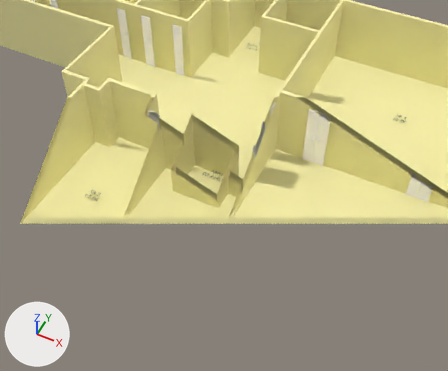
The glTF model public/SoC_COM_1_Level_2.glb: old version first, new version second.
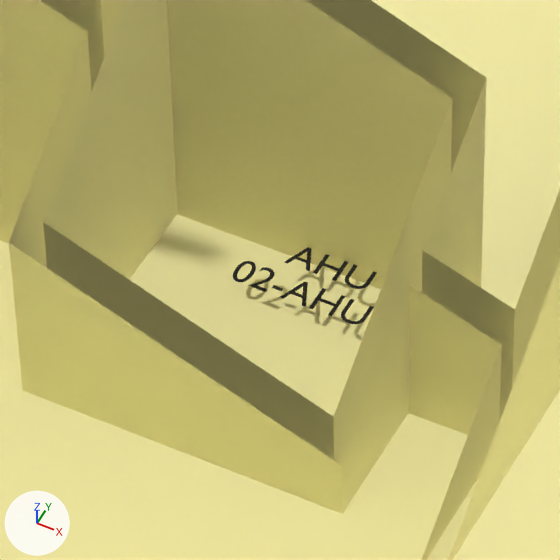
There are two pictures of each version: one from a camera (50 mm lens) standing at (1.2, -8.83, 14.51) and looking at (-4.63, 2.82, -0.05), one close up on the part from 38% to 56% of the width and 36% to 58% of the height. Arrows for +X, +Y and +Z are at lower left; the lights stay in place. Everything nearer to the camera than a plane just in front of the edit is cut away. Where no turn or scale is listed for an object, it has been applied to the vertices.

Before the edit, the objects in view are built like this:
```python
me_plane = bpy.data.meshes.new('Plane')
me_plane.from_pydata(...)  # 860 vertices, 1880 faces; spans x -1.0..33.1, y -15.9..2.8, z -0.2..2.4
me_plane.materials.append(mat_material_001)  # beige #fff7b0
me_text_038 = bpy.data.meshes.new('Text.038')
me_text_038.from_pydata(...)  # 512 vertices, 500 faces; spans x -0.387..0.386, y -0.202..0.137, z 0.0
me_text_038.materials.append(mat_material)  # black #000000
ob_plane = bpy.data.objects.new('Plane', me_plane)
ob_plane.location = (-17.603, 8.443, 0.0)
ob_text_038 = bpy.data.objects.new('Text.038', me_text_038)
ob_text_038.location = (-5.0, 3.0, 0.1)
```
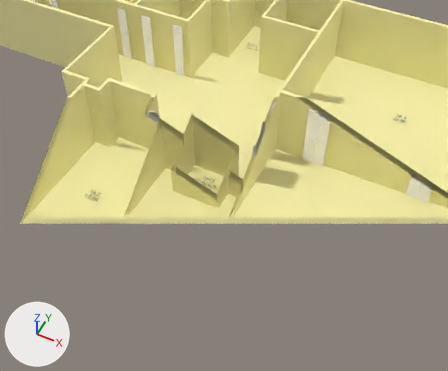
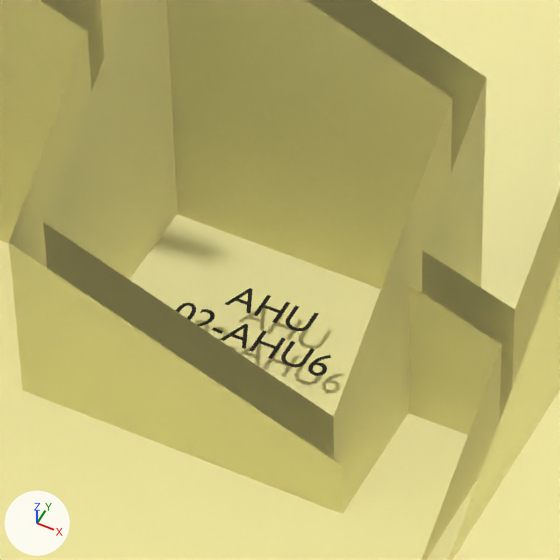
Commit message: Refined 3D models

Where the change shows, as pixel boxes [x1, y1, x2, y2] in the close-ups (560 x 560 px):
'Text.038', moved: before [233, 247, 377, 324]; after [176, 288, 331, 376]

Patch to the scene script:
```diff
--- a/public/SoC_COM_1_Level_2.glb.py
+++ b/public/SoC_COM_1_Level_2.glb.py
@@ ob_text_038 @@
 ob_text_038 = bpy.data.objects.new('Text.038', me_text_038)
-ob_text_038.location = (-5.0, 3.0, 0.1)
+ob_text_038.location = (-5.121, 2.652, 0.1)
```
